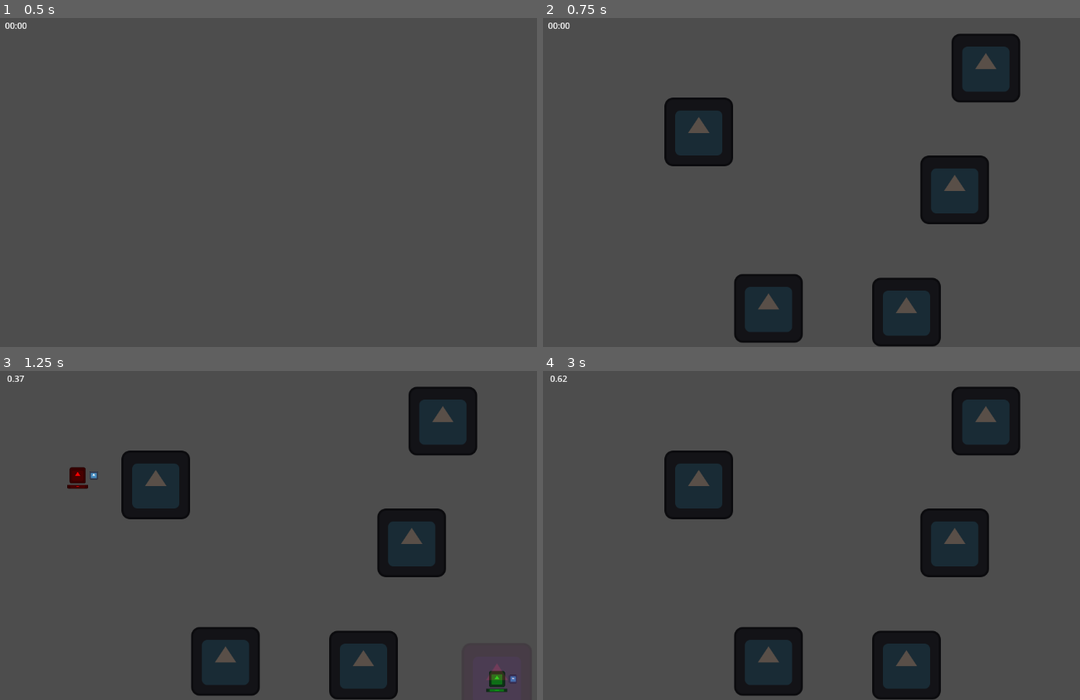
Above: before the commit, frames 1-4 (two rows, left to right).
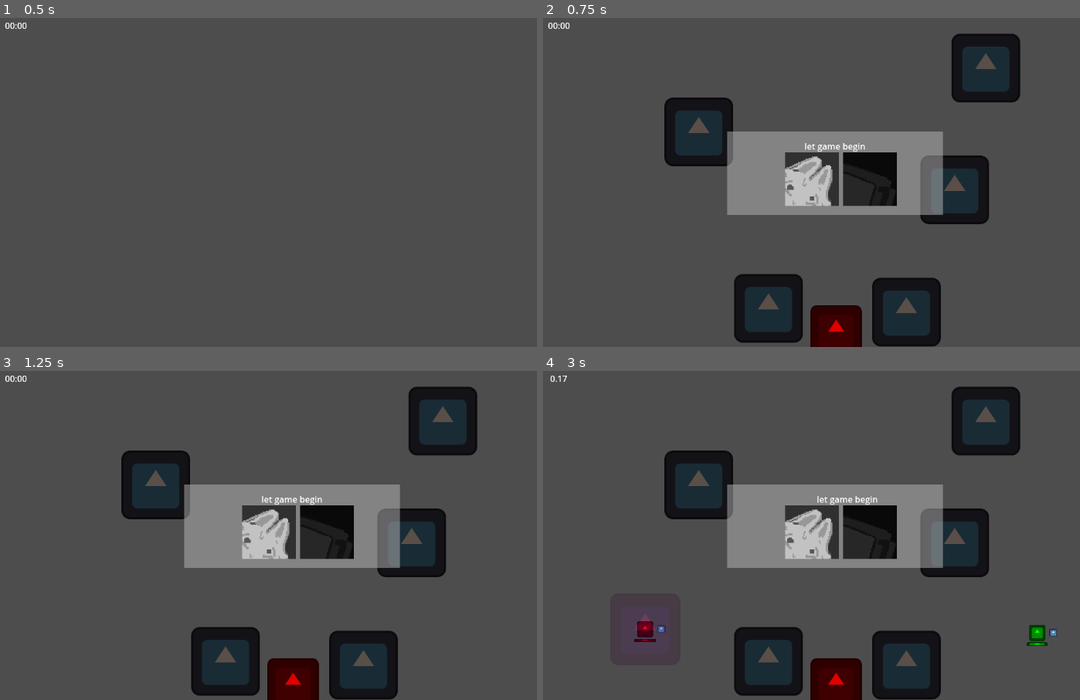
Above: after the commit, the same moments.

Repository: StickyBeacon/chasebox
Game: Godot game, scene res://spaces/arena.tscn
Two runs of this game, one before a commit and one after it. Both use one fixed random seed, a clock stepped at 60 frames per second and the inputs below. The engine's default icon, where the game draws it, is replaced by a stand-in: a white triangle on a blue panel in a dark square.
Inputs:
- Up to frame 1 (0.5 s): no input
- Up to frame 2 (0.75 s): tap Enter at 0.5 s; hold Tab (ui_focus_next) from 0.53 s (still down)
- Up to frame 3 (1.25 s): keep holding Tab (ui_focus_next)
- Up to frame 4 (3 s): release Tab (ui_focus_next) at 1.28 s; tap Tab (ui_focus_next) at 1.35, 2.85 s; hold Tab (ui_focus_next) 2.03-2.78 s

Frame 1 is identical in both runs. In frame 2, 11% of the frame differs, in the area x 34-75%, y 34-100%; in frame 3, 12%, in the area x 0-97%, y 1-100%; in frame 4, 12%.

Commit message:
EndScreen

Diff:
--- a/managers/player_manager.gd
+++ b/managers/player_manager.gd
@@ -13,7 +13,7 @@
 
 	var new_player :Player = player_scene.instantiate()
 	new_player.player_id = player_id
-
+	new_player.enabled = false
 	# Insert hier extra dingen met de items en andere options (handicaps?)
 	%PlayerNode.add_child(new_player)
 	#TODO waar moeten de spelers naartoe als ze sterven?
--- a/managers/round_manager.gd
+++ b/managers/round_manager.gd
@@ -3,7 +3,7 @@
 
 var _turn_count:int = 0
 var _round_count:int = 0
-var _max_round_count :int= 5
+var _max_round_count :int= 1
 var _turn_order = []
 # de spelers die gekozen worden, worden hierin toegevoegd. standaard op 1 en 2
 var _chosen_players = []
@@ -67,6 +67,15 @@
 		_next_round()
 		return
 
+	# Current Turn overview
+	get_tree().paused = true
+	%TurnIndicator.set_players(_turn_order,_turn_count)
+	%IngameUIManager.set_turn_ui(true, "let game begin")
+	await _wait(1)
+	%IngameUIManager.set_turn_ui(false)
+	get_tree().paused = false
+
+
 	var chosen_id = _turn_order[_turn_count-1]
 
 	# Enkel de Hunter gamemode for now
@@ -104,6 +113,7 @@
 	_round_count = 0
 	_turn_order = []
 	_team_dict = {Utils.Team.Chaser: [], Utils.Team.Runner: []}
+	%EndScreen.visible = false
 
 
 func _initialize_values():
@@ -148,10 +158,7 @@
 func _end_turn():
 	#TODO Toon hier de freeze en wat er gebeurt?
 	get_tree().paused = true
-	set_turn_indicator()
-	%IngameUIManager.set_turn_ui(true, "booger,s")
-	await _wait(1)
-	%IngameUIManager.set_turn_ui(false)
+	await _wait(.2)
 	get_tree().paused = false
 	%PlayerManager.toggle_all_players(false)
 	%TimerManager.reset_timer()
@@ -161,8 +168,9 @@
 func _end_game():
 	#TODO end game. show score. show total time. Options: menu, again
 	%PlayerManager.toggle_all_players(false)
+
 	%TimerManager.display_end_scores()
-
+	%EndScreen.visible = true
 
 func restart_game():
 	#TODO eigenlijk gewoon game start zonder dat allerlei waardes worden aangepast
@@ -171,16 +179,3 @@
 
 func _wait(seconds: float) -> void:
 	await get_tree().create_timer(seconds).timeout
-
-
-func set_turn_indicator():
-	var next_count = _turn_count + 1
-	var next_order = _turn_order.duplicate(true)
-	#Als alle turns voorbij zijn, begin nieuwe "ronde"
-	if next_count > next_order.size():
-		next_count = 1
-		next_order.reverse()
-		%TurnIndicator.set_players(next_order,next_count)
-		return
-
-	%TurnIndicator.set_players(next_order,next_count)
--- a/managers/timer_manager.gd
+++ b/managers/timer_manager.gd
@@ -68,3 +68,14 @@
 	var values = total_time_dict.values()
 	var winner_id = total_time_dict.keys()[values.find(values.max())]
 	print("%s: %s won!" % [name,winner_id])
+
+	var order_array = []
+	var value_ordered = total_time_dict.values()
+	value_ordered.sort()
+	value_ordered.reverse()
+	for i in value_ordered.size():
+		var value = value_ordered[i]
+		for key in total_time_dict.keys():
+			if total_time_dict[key] == value and key not in order_array:
+				order_array.append(key)
+	%EndScreenList.set_players(order_array,total_time_dict)
--- a/spaces/arena.tscn
+++ b/spaces/arena.tscn
@@ -6,6 +6,7 @@
 [ext_resource type="Script" path="res://managers/ingame_ui_manager.gd" id="3_ajy73"]
 [ext_resource type="Script" path="res://managers/map_manager.gd" id="5_571it"]
 [ext_resource type="PackedScene" uid="uid://dosdfkupctoop" path="res://ui/turn_indicator.tscn" id="6_duwty"]
+[ext_resource type="PackedScene" uid="uid://bum10leeftxjx" path="res://ui/end_screen_list.tscn" id="7_1q6bt"]
 
 [sub_resource type="WorldBoundaryShape2D" id="WorldBoundaryShape2D_di7i8"]
 
@@ -124,12 +125,62 @@
 [node name="TurnIndicator" parent="GameUI/TurnAnouncer" instance=ExtResource("6_duwty")]
 unique_name_in_owner = true
 layout_mode = 1
+anchors_preset = 0
+anchor_left = 0.0
+anchor_top = 0.0
+anchor_right = 0.0
+anchor_bottom = 0.0
+offset_left = 0.0
+offset_top = 39.0
+offset_right = 212.0
+offset_bottom = 89.0
+grow_horizontal = 1
+grow_vertical = 1
+
+[node name="EndScreen" type="ColorRect" parent="GameUI"]
+unique_name_in_owner = true
+visible = false
 anchors_preset = 8
 anchor_left = 0.5
 anchor_top = 0.5
 anchor_right = 0.5
 anchor_bottom = 0.5
+offset_left = -150.0
+offset_top = -88.0
+offset_right = 150.0
+offset_bottom = 88.0
+grow_horizontal = 2
+grow_vertical = 2
+color = Color(1, 1, 1, 0.298039)
+
+[node name="EndScreenList" parent="GameUI/EndScreen" instance=ExtResource("7_1q6bt")]
+unique_name_in_owner = true
+layout_mode = 1
+anchors_preset = 8
+anchor_left = 0.5
+anchor_top = 0.5
+anchor_right = 0.5
+anchor_bottom = 0.5
+offset_left = -101.0
+offset_top = -106.0
+offset_right = -51.0
+offset_bottom = 106.0
 grow_horizontal = 2
 grow_vertical = 2
 
+[node name="Label" type="Label" parent="GameUI/EndScreen"]
+layout_mode = 1
+anchors_preset = 8
+anchor_left = 0.5
+anchor_top = 0.5
+anchor_right = 0.5
+anchor_bottom = 0.5
+offset_left = -34.0
+offset_top = -131.0
+offset_right = 45.0
+offset_bottom = -108.0
+grow_horizontal = 2
+grow_vertical = 2
+text = "GameEnd!"
+
 [connection signal="timeout" from="Managers/TimerManager/ActualTimer" to="Managers/RoundManager" method="_on_round_timer_timeout"]
--- /dev/null
+++ b/spaces/main_menu.tscn
@@ -0,0 +1,24 @@
+[gd_scene format=3 uid="uid://52rj3hhib524"]
+
+[node name="Menu" type="Node2D"]
+
+[node name="CanvasLayer" type="CanvasLayer" parent="."]
+
+[node name="StartGame" type="Control" parent="CanvasLayer"]
+layout_mode = 3
+anchors_preset = 8
+anchor_left = 0.5
+anchor_top = 0.5
+anchor_right = 0.5
+anchor_bottom = 0.5
+offset_left = -20.0
+offset_top = -20.0
+offset_right = 20.0
+offset_bottom = 20.0
+grow_horizontal = 2
+grow_vertical = 2
+
+[node name="RoundCount" type="SpinBox" parent="CanvasLayer/StartGame"]
+offset_left = 97.0
+offset_right = 180.063
+offset_bottom = 31.0
--- a/spaces/maps/map_1.tscn
+++ b/spaces/maps/map_1.tscn
@@ -1,7 +1,8 @@
-[gd_scene load_steps=4 format=3 uid="uid://dyf1l450l0yel"]
+[gd_scene load_steps=5 format=3 uid="uid://dyf1l450l0yel"]
 
 [ext_resource type="PackedScene" uid="uid://bry1y8hn5s5hf" path="res://spaces/maps/base_map.tscn" id="1_xmugs"]
 [ext_resource type="Texture2D" uid="uid://88dxptj35hph" path="res://icon.svg" id="2_52h5v"]
+[ext_resource type="PackedScene" uid="uid://dcg5orwvrc41d" path="res://spawnables/saw_blade.tscn" id="3_tg4do"]
 
 [sub_resource type="RectangleShape2D" id="RectangleShape2D_w14ub"]
 size = Vector2(128, 128)
@@ -70,3 +71,7 @@
 [node name="CollisionShape2D" type="CollisionShape2D" parent="Map/Box5" index="1"]
 modulate = Color(0.972105, 0.974033, 0.973949, 1)
 shape = SubResource("RectangleShape2D_w14ub")
+
+[node name="SawBlade" parent="Map" index="5" instance=ExtResource("3_tg4do")]
+position = Vector2(2, 294)
+scale = Vector2(2.66031, 2.66031)
--- /dev/null
+++ b/spawnables/saw_blade.gd
@@ -0,0 +1,8 @@
+extends Area2D
+
+
+
+func _on_body_entered(body: Node2D) -> void:
+	var player:Player = body
+	if player.team == Utils.Team.Runner:
+		player.hit_player(self)
--- /dev/null
+++ b/spawnables/saw_blade.tscn
@@ -0,0 +1,23 @@
+[gd_scene load_steps=4 format=3 uid="uid://dcg5orwvrc41d"]
+
+[ext_resource type="Texture2D" uid="uid://88dxptj35hph" path="res://icon.svg" id="1_fd14c"]
+[ext_resource type="Script" path="res://spawnables/saw_blade.gd" id="1_kljh2"]
+
+[sub_resource type="CircleShape2D" id="CircleShape2D_6jeks"]
+radius = 17.2627
+
+[node name="SawBlade" type="Area2D"]
+modulate = Color(0.878431, 0, 0, 1)
+collision_layer = 0
+collision_mask = 2
+script = ExtResource("1_kljh2")
+
+[node name="Sprite2D" type="Sprite2D" parent="."]
+z_index = -5
+scale = Vector2(0.28125, 0.28125)
+texture = ExtResource("1_fd14c")
+
+[node name="CollisionShape2D" type="CollisionShape2D" parent="."]
+shape = SubResource("CircleShape2D_6jeks")
+
+[connection signal="body_entered" from="." to="." method="_on_body_entered"]
--- /dev/null
+++ b/ui/end_screen_list.gd
@@ -0,0 +1,17 @@
+extends VBoxContainer
+
+
+func set_players(order:Array, time_dict):
+	var current_icons = []
+	for child in get_children():
+		child.visible = false
+
+
+	for i in range(order.size()):
+		var icon :TextureRect= find_child(str(order[i]))
+		move_child(icon, i)
+		icon.visible = true
+		current_icons.append(icon)
+		icon.modulate = Color(1,1,1)
+
+		icon.get_child(0).text = "Time: %.2f" % time_dict[order[i]]
--- /dev/null
+++ b/ui/end_screen_list.tscn
@@ -0,0 +1,66 @@
+[gd_scene load_steps=6 format=3 uid="uid://bum10leeftxjx"]
+
+[ext_resource type="Script" path="res://ui/end_screen_list.gd" id="1_qkj4l"]
+[ext_resource type="Texture2D" uid="uid://ch6g4bsnqf6vw" path="res://assets/images/WaveIcon.png" id="1_vjuy3"]
+[ext_resource type="Texture2D" uid="uid://d2e1seb6s6or2" path="res://assets/images/BratIcon.png" id="2_nh25s"]
+[ext_resource type="Texture2D" uid="uid://nfpu5dm40eti" path="res://assets/images/QueenIcon.png" id="3_ivygu"]
+[ext_resource type="Texture2D" uid="uid://ojc6tax11bf8" path="res://assets/images/JuliettIcon.png" id="4_byril"]
+
+[node name="EndScreenList" type="VBoxContainer"]
+offset_right = 40.0
+offset_bottom = 40.0
+alignment = 1
+script = ExtResource("1_qkj4l")
+
+[node name="1" type="TextureRect" parent="."]
+texture_filter = 1
+layout_mode = 2
+texture = ExtResource("1_vjuy3")
+
+[node name="TimeLabel" type="Label" parent="1"]
+layout_mode = 0
+offset_left = 50.0
+offset_top = 15.0
+offset_right = 90.0
+offset_bottom = 38.0
+text = "Time: "
+vertical_alignment = 1
+
+[node name="2" type="TextureRect" parent="."]
+texture_filter = 1
+layout_mode = 2
+texture = ExtResource("2_nh25s")
+
+[node name="TimeLabel" type="Label" parent="2"]
+offset_left = 50.0
+offset_top = 15.0
+offset_right = 90.0
+offset_bottom = 38.0
+text = "Time: "
+vertical_alignment = 1
+
+[node name="3" type="TextureRect" parent="."]
+texture_filter = 1
+layout_mode = 2
+texture = ExtResource("3_ivygu")
+
+[node name="TimeLabel" type="Label" parent="3"]
+offset_left = 50.0
+offset_top = 15.0
+offset_right = 90.0
+offset_bottom = 38.0
+text = "Time: "
+vertical_alignment = 1
+
+[node name="4" type="TextureRect" parent="."]
+texture_filter = 1
+layout_mode = 2
+texture = ExtResource("4_byril")
+
+[node name="TimeLabel" type="Label" parent="4"]
+offset_left = 50.0
+offset_top = 15.0
+offset_right = 90.0
+offset_bottom = 38.0
+text = "Time: "
+vertical_alignment = 1
--- a/ui/turn_indicator.tscn
+++ b/ui/turn_indicator.tscn
@@ -7,29 +7,37 @@
 [ext_resource type="Texture2D" uid="uid://ojc6tax11bf8" path="res://assets/images/JuliettIcon.png" id="4_78wlx"]
 
 [node name="TurnIndicator" type="HBoxContainer"]
+anchors_preset = 8
+anchor_left = 0.5
+anchor_top = 0.5
+anchor_right = 0.5
+anchor_bottom = 0.5
+offset_left = -106.0
+offset_top = -25.0
+offset_right = 106.0
+offset_bottom = 25.0
+grow_horizontal = 2
+grow_vertical = 2
+scale = Vector2(2, 2)
 alignment = 1
 script = ExtResource("1_ci6sr")
 
 [node name="1" type="TextureRect" parent="."]
-visible = false
 texture_filter = 1
 layout_mode = 2
 texture = ExtResource("1_5jyca")
 
 [node name="2" type="TextureRect" parent="."]
-visible = false
 texture_filter = 1
 layout_mode = 2
 texture = ExtResource("2_xnehc")
 
 [node name="3" type="TextureRect" parent="."]
-visible = false
 texture_filter = 1
 layout_mode = 2
 texture = ExtResource("3_ib3yg")
 
 [node name="4" type="TextureRect" parent="."]
-visible = false
 texture_filter = 1
 layout_mode = 2
 texture = ExtResource("4_78wlx")
Not shown: 1 places in spaces/arena.tscn that only renumber resources
